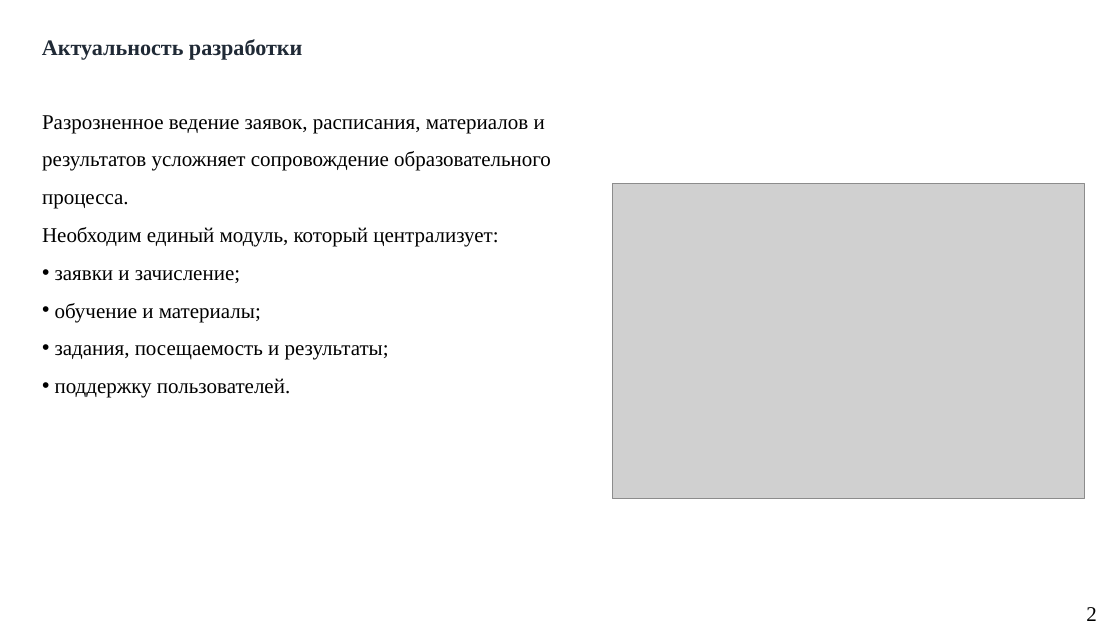
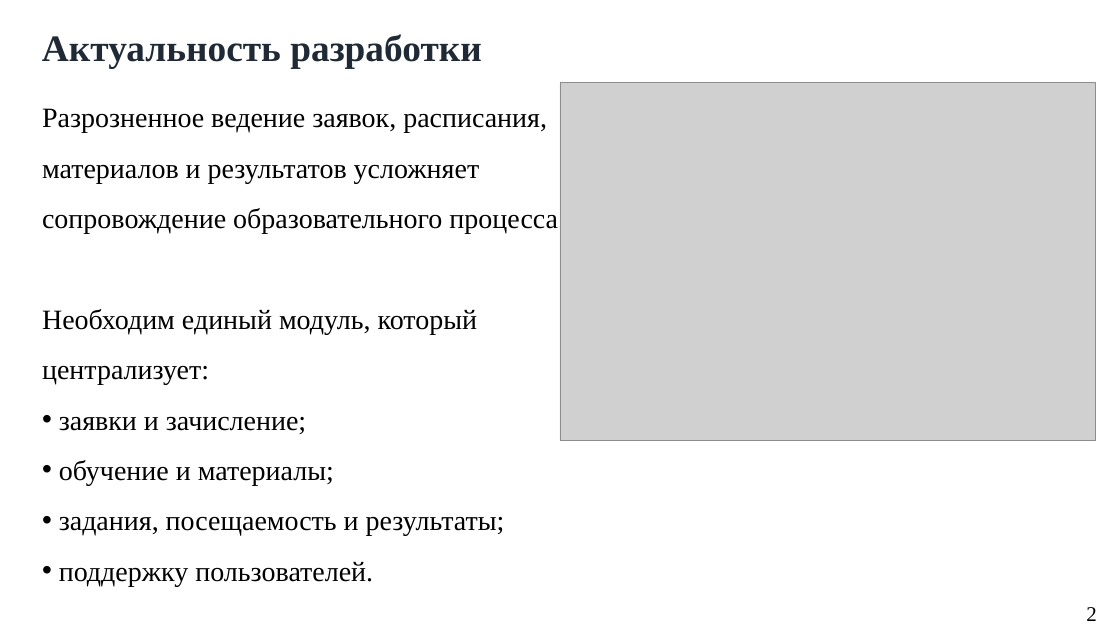
Before and after one commit to Pavlushechko/diploma2026, a slide deck: slide 2 of Презентация.pptx. Drawn at 1120x630 pixels with LibreOffice and Linux fonts; fonts in the diff are those of the drawing; grey boxes stand for pictures. Boxes give left, top, right and bottom in pixels: in the first picture for what was removed or moved away, otherwise in the second. Text is boxed around its words. In the diff, an @@ line names an element or a change of style, - is before the commit and + after.

```diff
--- a/Презентация.pptx
+++ b/Презентация.pptx
@@ text "Актуальность разработки" at box(42, 34, 482, 68): size 19 to 32 pt @@
@@ text "Разрозненное ведение заявок, расписания, материалов ...": place and size @@
-text "Разрозненное ведение заявок, расписания, материалов ..." at box(42, 115, 551, 398)
+text "Разрозненное ведение заявок, расписания, материалов ..." at box(42, 108, 565, 586)
@@ text "Разрозненное ведение заявок, расписания, материалов ..." at box(42, 108, 565, 586): size 18 to 24 pt @@
@@ picture: place and size @@
-picture at box(613, 184, 1085, 499)
+picture at box(560, 83, 1096, 440)
```
Also in this commit, not shown: 18 other slides changed, 1 slide added, 1 slide removed, 16 other files.
